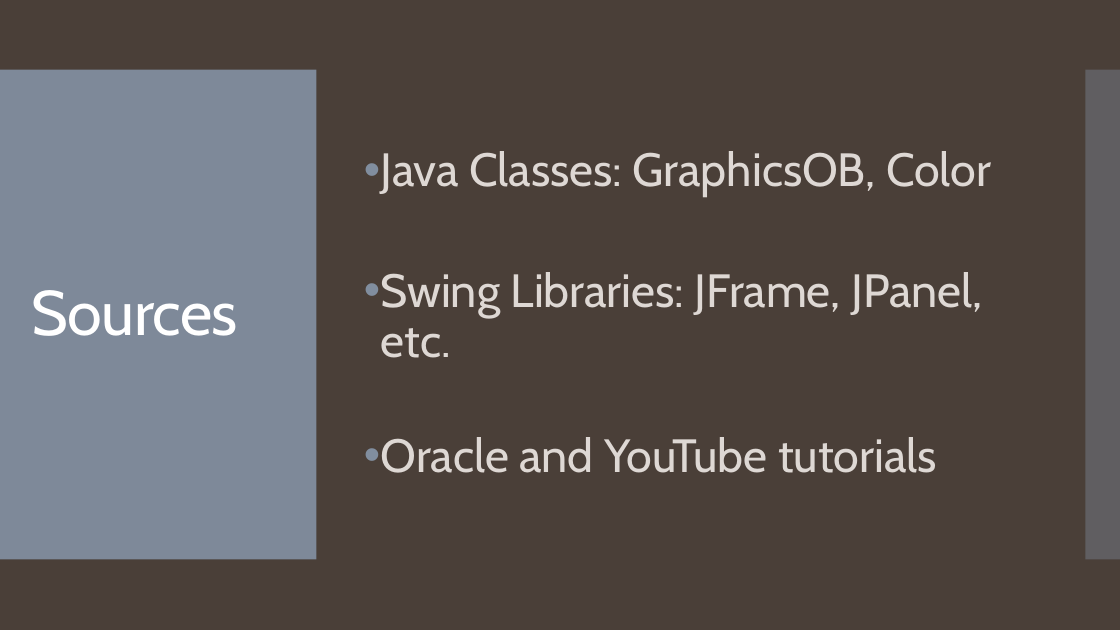
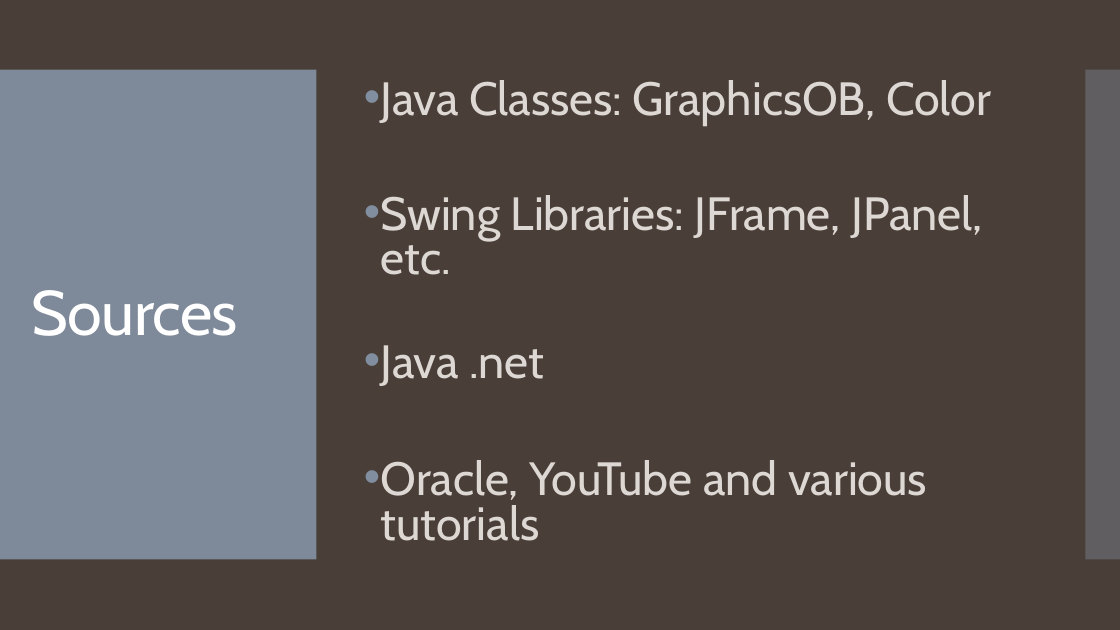
Before and after one commit to jmuoghalu/EECS448_P2PCheckers, a slide deck: slide 8 of presentation/EECS 448- Project 3 Presentation.pptx. Drawn at 1120x630 pixels with LibreOffice and Linux fonts; fonts in the diff are those of the drawing. Boxes give left, top, right and bottom in pixels: in the first picture for what was removed or moved away, otherwise in the second. Text is boxed around its words. In the diff, an @@ line names an element or a change of style, - is before the commit and + after.

```diff
--- a/presentation/EECS 448- Project 3 Presentation.pptx
+++ b/presentation/EECS 448- Project 3 Presentation.pptx
@@ text at (381,80,991,275): line spacing 0.9 to 0.8 @@
@@ text at (381,345,927,541): text changed @@
-• Oracle and YouTube tutorials
+• Java .net
+• Oracle, YouTube and various tutorials
```
Also in this commit, not shown: 4 other slides changed.
